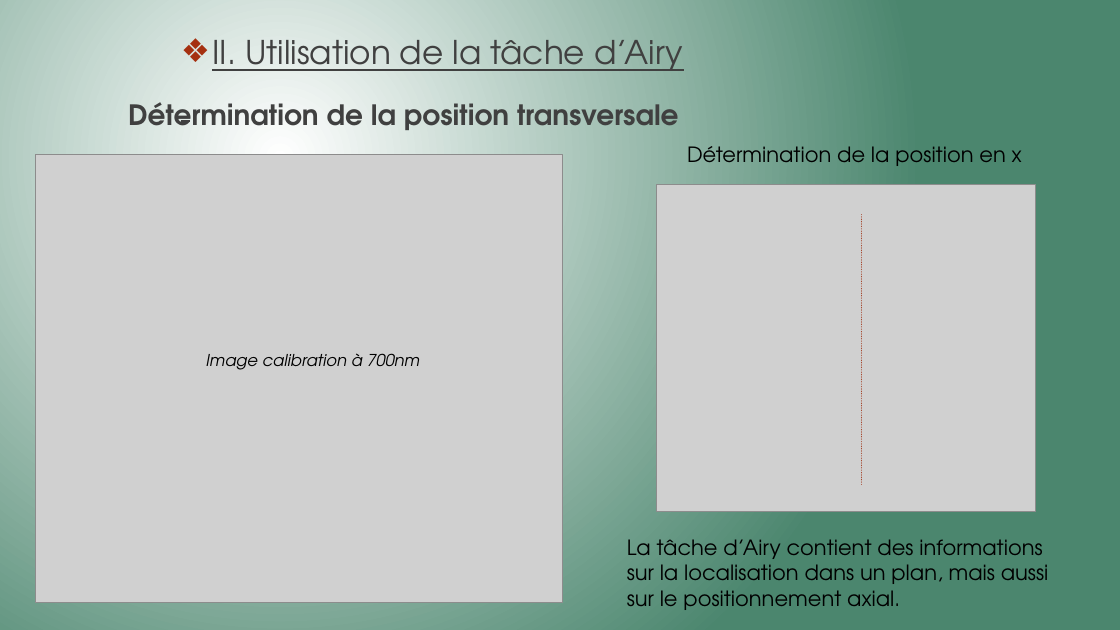
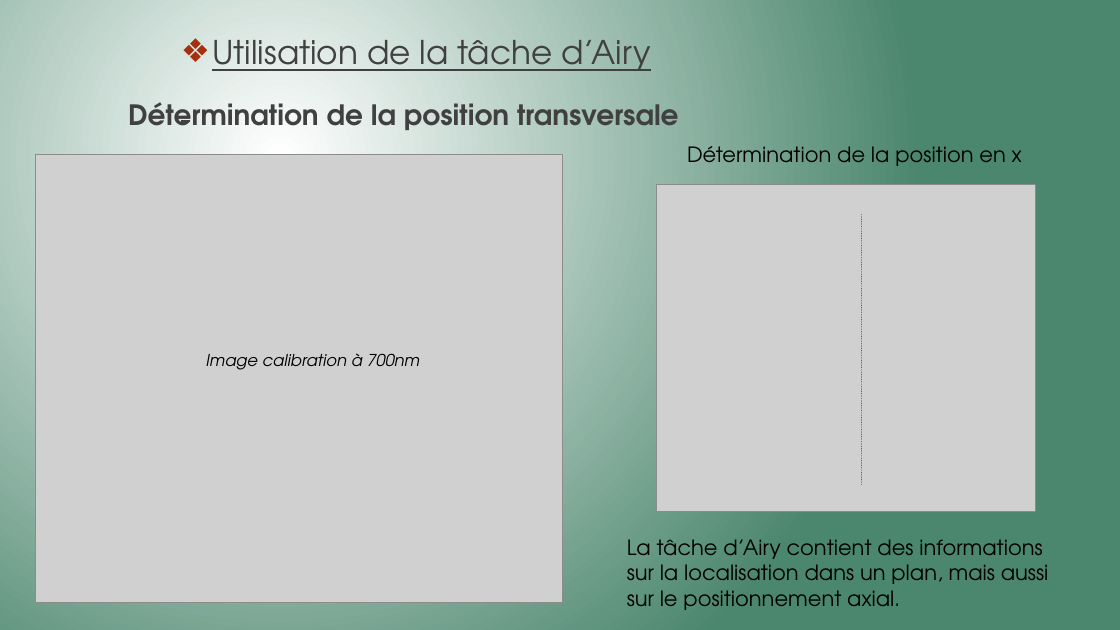
Before and after one commit to Killian-Herveau/PIMS, a slide deck: slide 9 of Pres_Avril/PresentationPIMSAvril.pptx (slide 10 before the commit). Drawn at 1120x630 pixels with LibreOffice and Linux fonts; fonts in the diff are those of the drawing; grey boxes stand for pictures. Boxes give left, top, right and bottom in pixels: in the first picture for what was removed or moved away, otherwise in the second. Text is boxed around its words. In the diff, an @@ line names an element or a change of style, - is before the commit and + after.

```diff
--- a/Pres_Avril/PresentationPIMSAvril.pptx
+++ b/Pres_Avril/PresentationPIMSAvril.pptx
@@ text at bbox=[212, 40, 650, 71]: text changed @@
-❖ II. Utilisation de la tâche d’Airy
+❖ Utilisation de la tâche d’Airy
```
Also in this commit, not shown: 9 other slides changed, 5 slides added, 2 slides removed, 1 other file.
